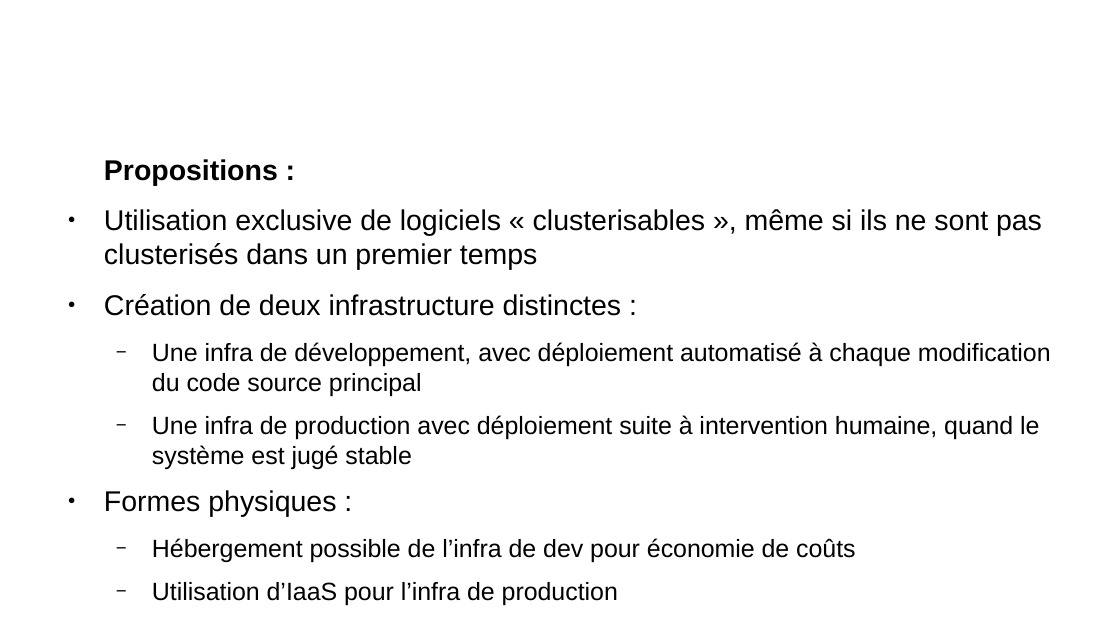
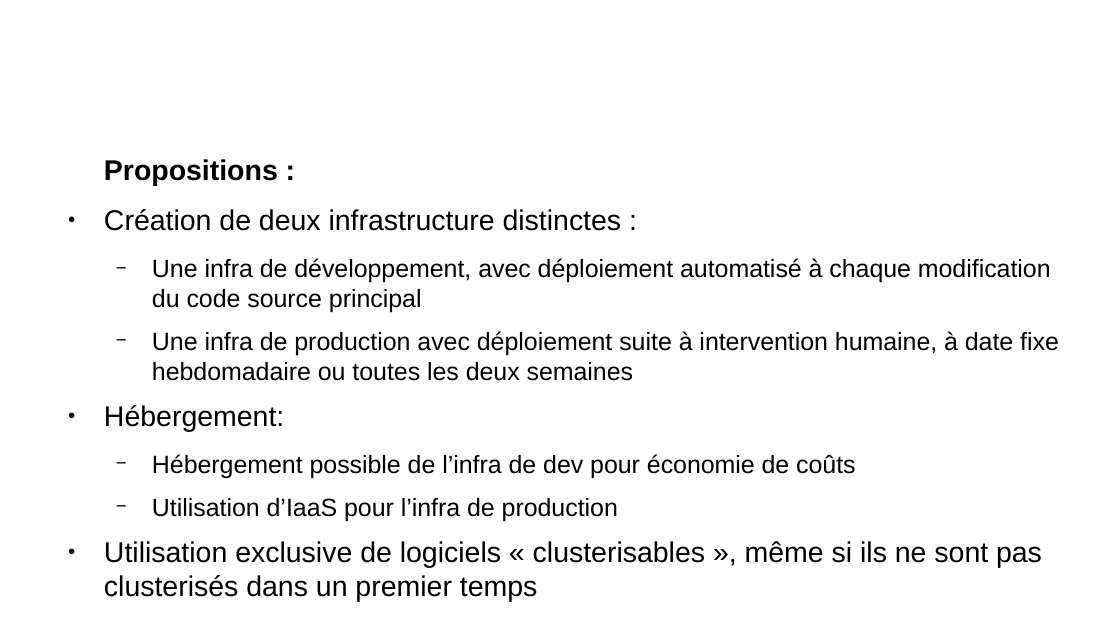
Before and after one commit to remipassmoilesel/ci-cd-plan, a slide deck: slide 11 of ci-cd-plan.odp. Drawn at 1120x630 pixels with LibreOffice and Linux fonts; fonts in the diff are those of the drawing; background and template pictures are left out. Boxes give left, top, right and bottom in pixels: in the first picture for what was removed or moved away, otherwise in the second. Text is boxed around its words. In the diff, an @@ line names an element or a change of style, - is before the commit and + after.

```diff
--- a/ci-cd-plan.odp
+++ b/ci-cd-plan.odp
@@ text at (104,209,1042,270): paragraph removed @@
-● Utilisation exclusive de logiciels « clusterisables », même si ils ne sont pas clusterisés dans un premier temps
@@ text at (104,331,1059,432): text changed @@
-  − Une infra de production avec déploiement suite à intervention humaine, quand le système est jugé stable
-● Formes physiques :
+  − Une infra de production avec déploiement suite à intervention humaine, à date fixe hebdomadaire ou toutes les deux semaines
+● Hébergement:
@@ text at (104,541,1042,602): paragraph added @@
+● Utilisation exclusive de logiciels « clusterisables », même si ils ne sont pas clusterisés dans un premier temps
```
Also in this commit, not shown: 4 other slides changed, 2 slides added, 2 other files.
